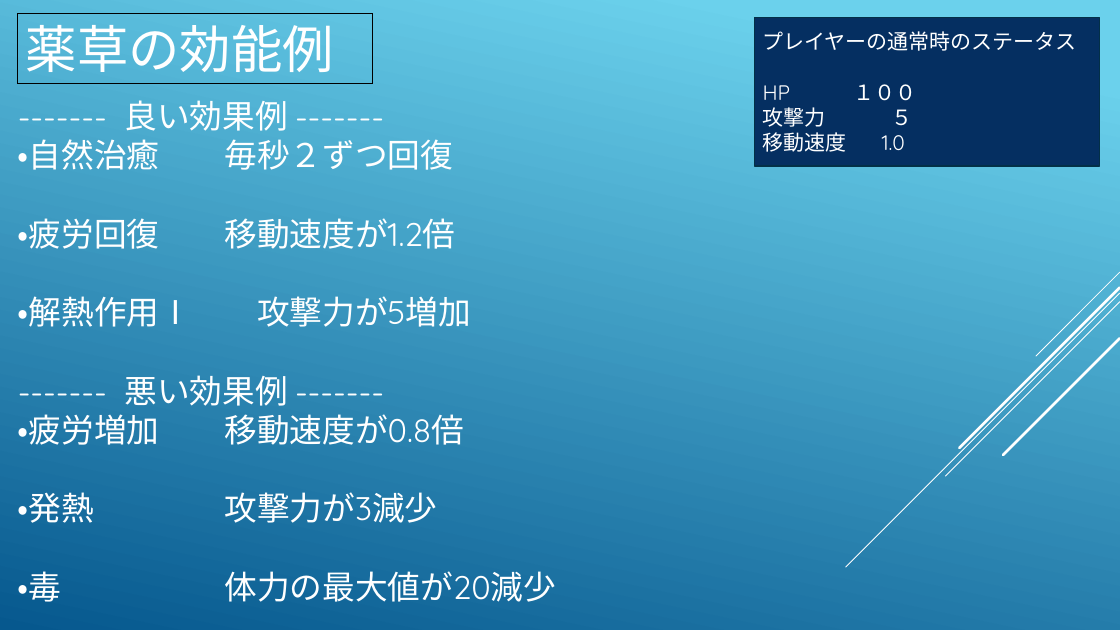
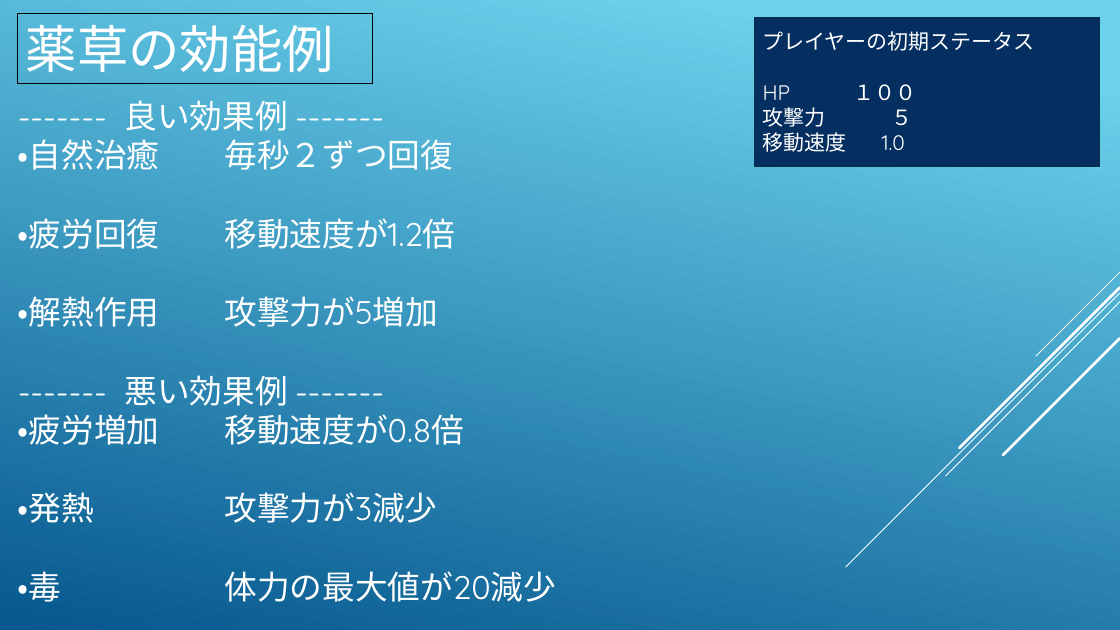
Before and after one commit to KawanoTakumi/2B-Team, a slide deck: slide 5 of Back To Home.pptx. Drawn at 1120x630 pixels with LibreOffice and Linux fonts; fonts in the diff are those of the drawing. Boxes give left, top, right and bottom in pixels: in the first picture for what was removed or moved away, otherwise in the second. Text is boxed around its words. In the diff, an @@ line names an element or a change of style, - is before the commit and + after.

```diff
--- a/Back To Home.pptx
+++ b/Back To Home.pptx
@@ text in rectangle at [763, 31, 1035, 51]: text changed @@
-プレイヤーの通常時のステータス
+プレイヤーの初期ステータス
@@ text at [18, 296, 439, 327]: text changed @@
-・解熱作用Ⅰ 攻撃力が5増加
+・解熱作用 攻撃力が5増加
```
Also in this commit, not shown: 3 other slides changed, 13 other files.
